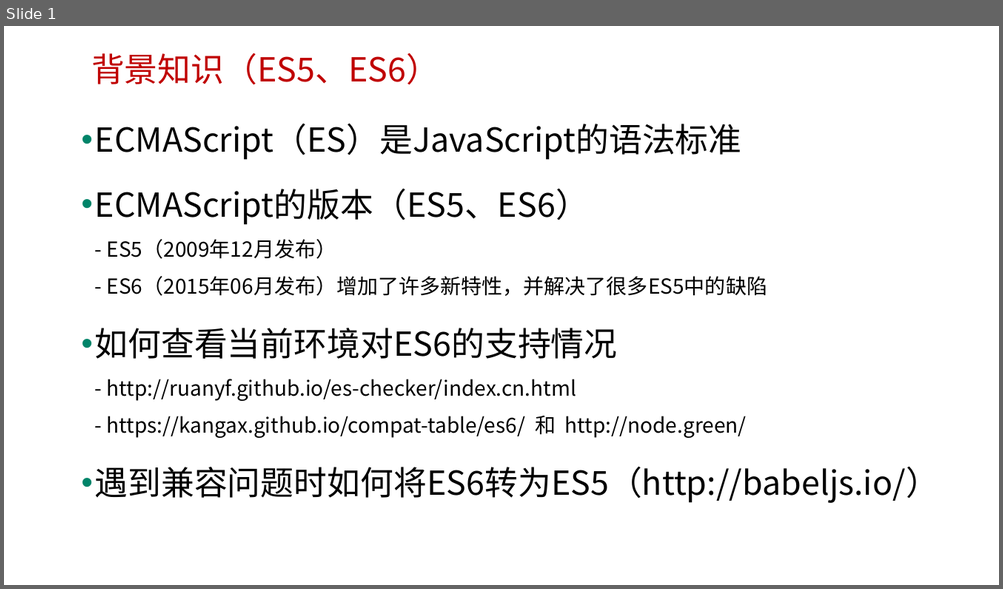
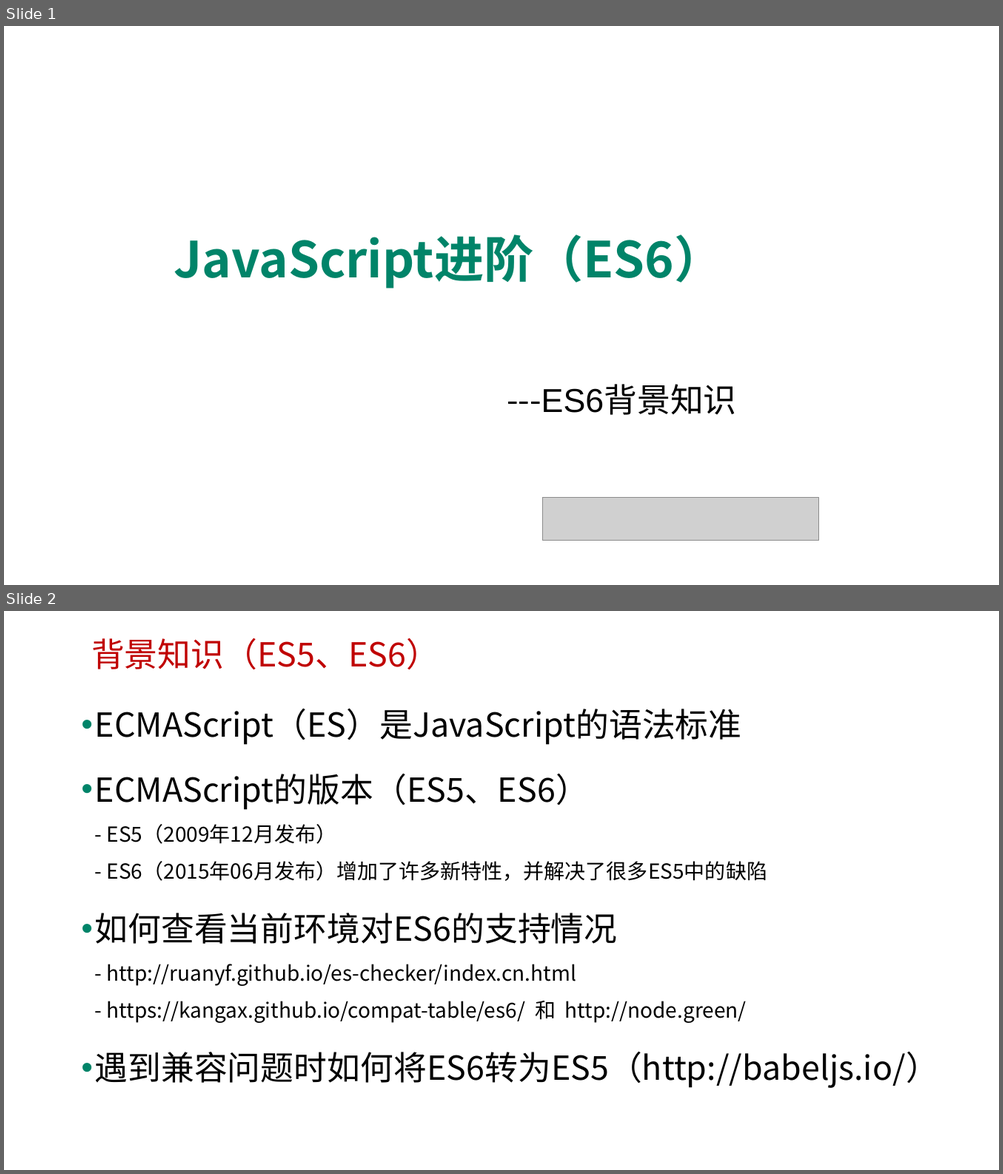
Before and after one commit to edu2act/course-javascript-advanced, a slide deck: 课程PPT/13.ECMAScript 6 一.pptx. Shown one above the other, each under a label of ours: slide 1 before the commit, slides 1 and 2 after it. The pictures are 1003x589 and 1003x1174 pixels, drawn with LibreOffice and Linux fonts; fonts in the diff are those of the drawing; grey boxes stand for pictures; background and template pictures are left out. Boxes give left, top, right and bottom in pixels: in the first picture for what was removed or moved away, otherwise in the second. Text is boxed around its words. In the diff, an @@ line names an element or a change of style, - is before the commit and + after.

```diff
--- a/课程PPT/13.ECMAScript 6 一.pptx
+++ b/课程PPT/13.ECMAScript 6 一.pptx
@@ slide 1 added at <box>4,26,999,585</box>, background picture (left out) @@
@@ title added at <box>173,235,723,289</box>, 48 pt, text #008469, bold @@
+JavaScript进阶（ES6）
@@ text added at <box>506,384,737,415</box>, 32 pt, text #000000 @@
+---ES6背景知识
@@ picture added at <box>543,498,819,541</box> @@
@@ what was slide 1 is now slide 2 @@
```
Also in this commit, not shown: 9 slides changed, 1 other slide added, 11 other files.
